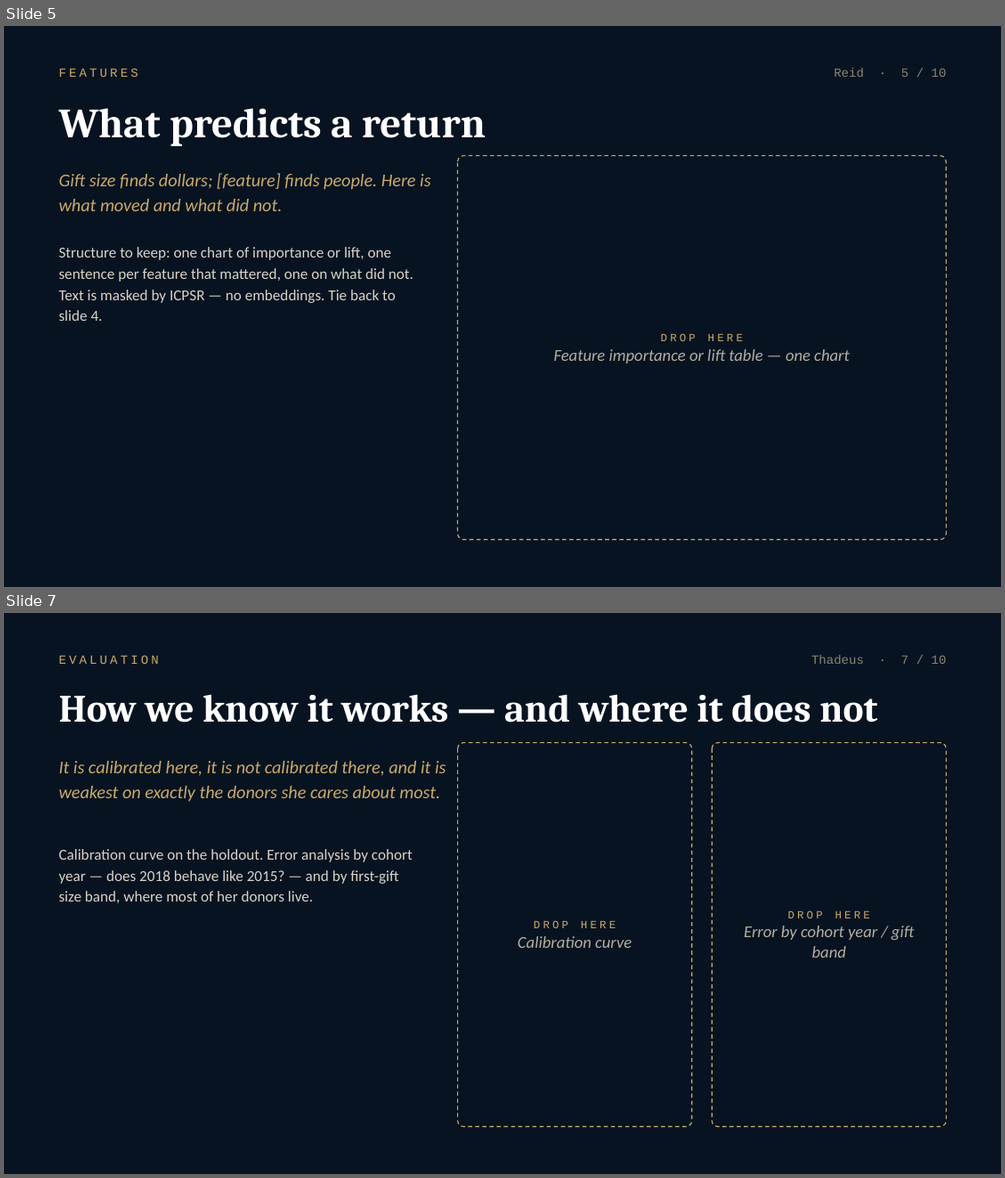
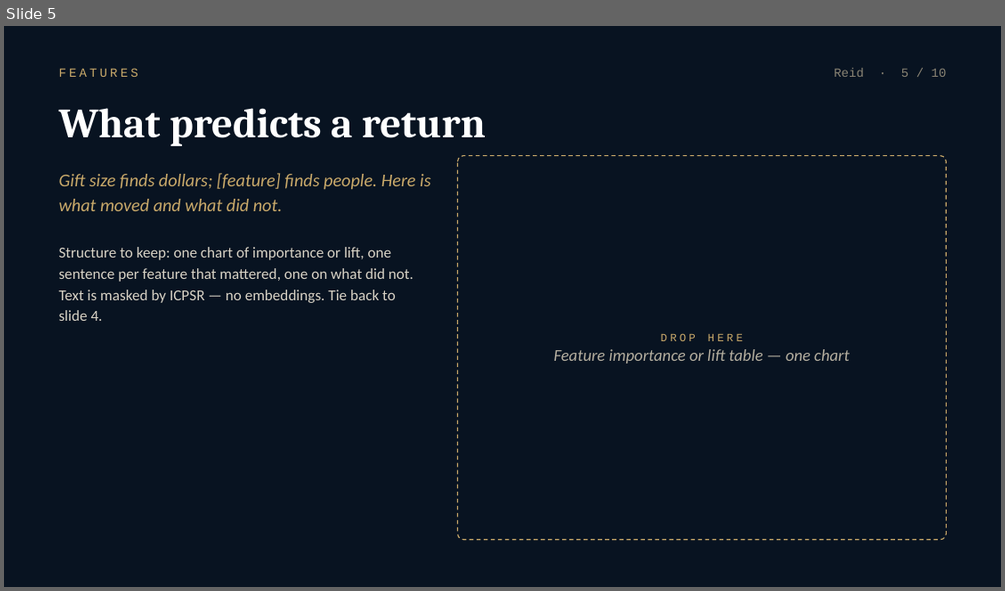
Before and after one commit to bakulbadwal/gbus8496-project, a slide deck: docs/slides/Group11_deck.pptx. Shown one above the other, each under a label of ours: slides 5 and 7 before the commit, slide 5 after it; the slides between them are not shown. The pictures are 1005x1178 and 1005x591 pixels, drawn with LibreOffice and Linux fonts; fonts in the diff are those of the drawing. Boxes give left, top, right and bottom in pixels: in the first picture for what was removed or moved away, otherwise in the second. Text is boxed around its words. In the diff, an @@ line names an element or a change of style, - is before the commit and + after.

```diff
--- a/docs/slides/Group11_deck.pptx
+++ b/docs/slides/Group11_deck.pptx
@@ slide 7 removed at (4, 613, 1001, 1174), background #081321 @@
@@ text removed at (59, 655, 159, 664) @@
-EVALUATION
@@ text removed at (811, 655, 947, 664) @@
-Thadeus · 7 / 10
@@ text removed at (59, 694, 877, 722) @@
-How we know it works — and where it does not
@@ rounded rectangle removed at (458, 743, 692, 1127) @@
@@ rounded rectangle removed at (712, 743, 946, 1127) @@
@@ text removed at (59, 761, 446, 802) @@
-It is calibrated here, it is not calibrated there, and it is weakest on exactly the donors she cares about most.
@@ text removed at (59, 849, 413, 903) @@
-Calibration curve on the holdout. Error analysis by cohort year — does 2018 behave like 2015? — and by first-gift size band, where most of her donors live.
@@ text removed at (518, 921, 631, 948) @@
-DROP HERE
-Calibration curve
@@ text removed at (744, 910, 914, 957) @@
-DROP HERE
-Error by cohort year / gift band
```
Also in this commit, not shown: 4 slides changed, 1 slide added, 20 other files.
